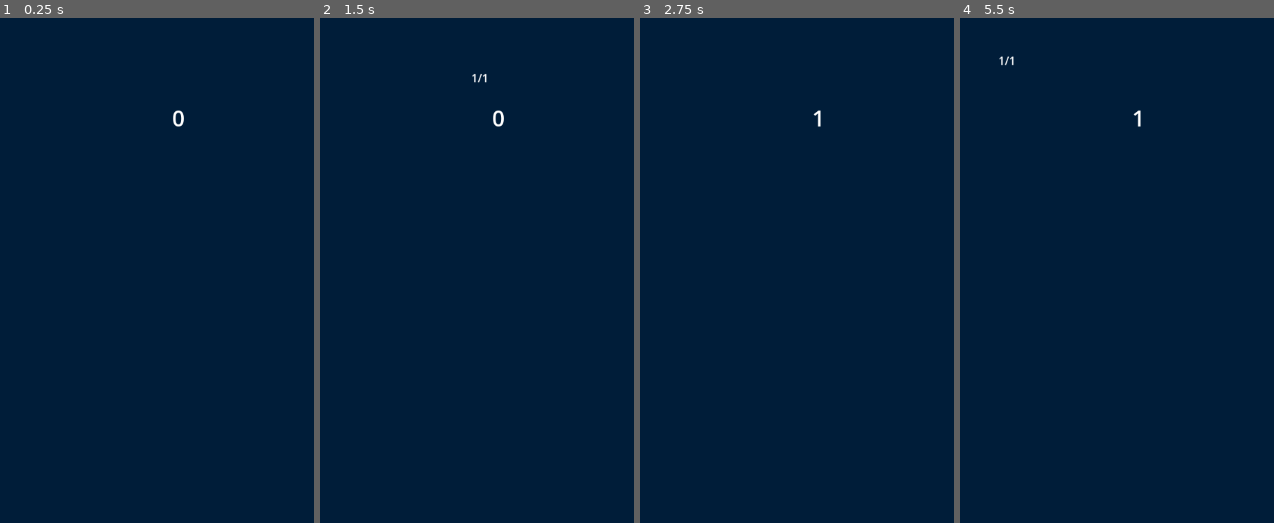
Above: before the commit, frames 1-4 (left to right).
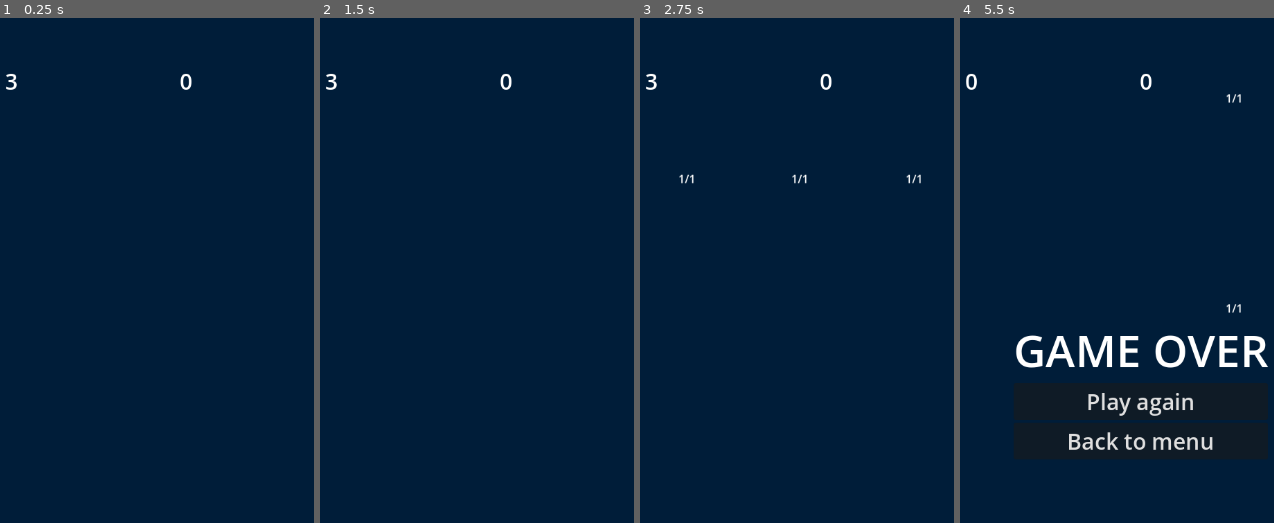
Above: after the commit, the same moments.

Repository: xxxxx-community/Sample-Shooter-Game
Game: Godot game, scene res://scenes/world/world.tscn
The game is run twice, just before and just after one commit, with the same random seed, the same clock (stepped at 60 frames per second) and the same inputs.
Inputs (mouse positions are in pixels of both pictures, inside the frame that each line leads up to):
- Up to frame 1 (0.25 s): no input
- Up to frame 2 (1.5 s): tap Enter at 0.5 s; move the mouse to (583, 336) at 0.52 s; click (583, 336) at 0.6 s; move the mouse to (395, 416) at 1.27 s; tap 1 (weapon_1) at 1.35 s
- Up to frame 3 (2.75 s): move the mouse to (850, 199) at 2.02 s; click (850, 199) at 2.1 s
- Up to frame 4 (5.5 s): tap Space at 2.75 s; move the mouse to (outside the picture) at 2.77 s; tap 1 (weapon_1) at 2.85, 5.1 s; move the mouse to (1258, 497) at 3.52 s; click (1258, 497) at 3.6 s; tap Escape (pause) at 4.15 s; click "Resume" at 4.25 s; move the mouse to (988, 255) at 5.02 s

The runs differ from the first frame. In frame 1, 0.2% of the frame differs, in the area x 1-62%, y 11-22%; in frame 2, 0.3%; in frame 3, 0.3%; in frame 4, 3.9%, in the area x 1-99%, y 7-86%.

Commit message:
sdsad

Diff:
--- a/project.godot
+++ b/project.godot
@@ -33,6 +33,9 @@
 missle=""
 obstacle=""
 game_over_area=""
+health_replenish_obstacle=""
+bomb_obstacle=""
+gold_obstacle=""
 
 [input]
 
--- a/scenes/game_over_area/game_over_area.gd
+++ b/scenes/game_over_area/game_over_area.gd
@@ -3,5 +3,18 @@
 
 func _on_body_entered(body: Node2D) -> void:
 	if body.is_in_group(GlobalVars.Groups.OBSTACLE):
-		var _obstacle: Obstacle = body
-		GlobalVars.is_game_over = true
+		var obstacle: Obstacle = body
+		if obstacle.is_in_group(GlobalVars.Groups.HEALTH_REPLENISH_OBSTACLE):
+			pass
+		elif obstacle.is_in_group(GlobalVars.Groups.BOMB_OBSTACLE):
+			GlobalVars.player.health = 0
+			GlobalVars.is_game_over = true
+		elif obstacle.is_in_group(GlobalVars.Groups.GOLD_OBSTACLE):
+			pass
+		else:
+			GlobalVars.player.take_damage(obstacle.health)
+
+		if obstacle.animation_player.has_animation("destroy"):
+			obstacle.animation_player.play("destroy")
+		else:
+			obstacle.queue_free()
--- a/scenes/global_vars/global_vars.gd
+++ b/scenes/global_vars/global_vars.gd
@@ -35,11 +35,16 @@
 		is_game_over = value
 		if value:
 			game_over.emit()
+		else:
+			score = 0
 
 class Groups:
 	static var BULLET = "bullet"
 	static var OBSTACLE = "obstacle"
 	static var GAME_OVER_AREA = "game_over_area"
+	static var HEALTH_REPLENISH_OBSTACLE = "health_replenish_obstacle"
+	static var BOMB_OBSTACLE = "bomb_obstacle"
+	static var GOLD_OBSTACLE = "gold_obstacle"
 
 func _process(_delta):
 	if Input.is_action_just_pressed("mute"):
--- a/scenes/obstacle_spawner/obstacle_spawner.gd
+++ /dev/null
@@ -1,50 +0,0 @@
-class_name ObstacleSpawner extends Node
-
-@export var markers: Array[Marker2D] = []
-@export var obstacle_spawn_delay: float:
-	set(value):
-		obstacle_spawn_delay = value
-		if obstacle_spawn_timer:
-			obstacle_spawn_timer.wait_time = obstacle_spawn_delay
-@export var enabled: bool = true
-@export var obstacles_node_container: Node2D
-@export var markers_node_container: Node2D
-@onready var obstacles_file_name_stack: Array[String] = []
-
-@onready var obstacle_spawn_timer: Timer = $ObstacleSpawnTimer
-
-
-signal obstacle_spawned(obstacle: Obstacle)
-
-func _ready():
-	obstacle_spawn_timer.wait_time = obstacle_spawn_delay
-	obstacle_spawn_timer.start()
-	if markers_node_container:
-		markers.append_array(markers_node_container.get_children())
-	GlobalVars.game_over.connect(func (): obstacle_spawn_timer.paused = true)
-	GlobalVars.paused.connect(func (): obstacle_spawn_timer.paused = true)
-	GlobalVars.resume.connect(func (): obstacle_spawn_timer.paused = false)
-	obstacles_file_name_stack.resize(100)
-	obstacles_file_name_stack.fill("res://scenes/obstacles/obstacle_level_1/obstacle_level_1.tscn")
-
-
-func _enter_tree() -> void:
-	GlobalVars.obstacle_spawner = self
-
-
-func spawn_obstacle(obstacle_scene: PackedScene, marker: Marker2D) -> void:
-	if GlobalVars.process_enabled and enabled:
-		var obstacle: Obstacle = obstacle_scene.instantiate()
-		obstacle.global_position = marker.global_position
-		obstacles_node_container.add_child(obstacle)
-		obstacle_spawned.emit(obstacle)
-
-
-func _on_obstacle_spawn_timer_timeout() -> void:
-	var count: int = randi_range(1, clamp(round(GlobalVars.score + 1 / 5.0), 1, len(markers)))
-	markers.shuffle()
-	var markers_to_spawn_obstacle = markers.slice(0, count + 1)
-	while count > 0:
-		if obstacles_file_name_stack:
-			spawn_obstacle(load(obstacles_file_name_stack.pop_front()), markers_to_spawn_obstacle.pop_front())
-		count -= 1
--- a/scenes/obstacle_spawner/obstacle_spawner.tscn
+++ /dev/null
@@ -1,10 +0,0 @@
-[gd_scene load_steps=2 format=3 uid="uid://cpdfwcdf3id5i"]
-
-[ext_resource type="Script" uid="uid://c4jec67iolqvg" path="res://scenes/obstacle_spawner/obstacle_spawner.gd" id="1_7248h"]
-
-[node name="ObstacleSpawner" type="Node"]
-script = ExtResource("1_7248h")
-
-[node name="ObstacleSpawnTimer" type="Timer" parent="."]
-
-[connection signal="timeout" from="ObstacleSpawnTimer" to="." method="_on_obstacle_spawn_timer_timeout"]
--- /dev/null
+++ b/scenes/obstacle_spawner/obstacles_spawner.gd
@@ -0,0 +1,59 @@
+class_name ObstacleSpawner extends Node
+
+@onready var spawn_timer: Timer = $SpawnTimer
+
+@export var obstacles_node_container: Node2D
+@export var markers_node_container: Node2D
+@export var markers: Array[Marker2D]
+@export var spawn_delay: float
+@export var obstacles: Dictionary[int, PackedScene] = {}
+
+signal obstacle_spawned(obstacle: Obstacle)
+
+func _ready():
+	GlobalVars.paused.connect(func (): spawn_timer.paused = true)
+	GlobalVars.resume.connect(func (): spawn_timer.paused = false)
+	GlobalVars.game_over.connect(func (): spawn_timer.paused = false)
+	markers.append_array(markers_node_container.get_children())
+	spawn_timer.start(spawn_delay)
+
+
+func spawn_obstacle(obstacle_scene: PackedScene, marker: Marker2D) -> void:
+	if GlobalVars.process_enabled:
+		var obstacle: Obstacle = obstacle_scene.instantiate()
+		obstacle.global_position = marker.global_position
+		obstacles_node_container.add_child(obstacle)
+		obstacle_spawned.emit(obstacle)
+
+
+func _on_spawn_timer_timeout() -> void:
+	var count: int = randi_range(1, 3)
+	markers.shuffle()
+	var markers_to_spawn = markers.slice(0, count)
+	var obstacle_scene: PackedScene
+	if randi_range(1, 6) == 1 and GlobalVars.player.health < GlobalVars.player.max_health:
+		obstacle_scene = obstacles.get(6)
+		spawn_obstacle(obstacle_scene, markers_to_spawn[0])
+	elif randi_range(1, 6) == 1 and GlobalVars.score > 50:
+		obstacle_scene = obstacles.get(7)
+		spawn_obstacle(obstacle_scene, markers_to_spawn[0])
+	elif randi_range(1, 6) == 1 and GlobalVars.score > 0:
+		obstacle_scene = obstacles.get(8)
+		spawn_obstacle(obstacle_scene, markers_to_spawn[0])
+	else:
+		for marker_to_spawn in markers_to_spawn:
+			if GlobalVars.score < 30:
+				obstacle_scene = obstacles.get(clamp(1, 1, GlobalVars.difficulty))
+			elif GlobalVars.score < 60:
+				obstacle_scene = [obstacles.get(clamp(1, 1, GlobalVars.difficulty)), obstacles.get(clamp(2, 1, GlobalVars.difficulty))].pick_random()
+			elif GlobalVars.score < 90:
+				obstacle_scene = [obstacles.get(clamp(1, 1, GlobalVars.difficulty)), obstacles.get(clamp(2, 1, GlobalVars.difficulty)), obstacles.get(clamp(3, 1, GlobalVars.difficulty))].pick_random()
+			elif GlobalVars.score < 120:
+				obstacle_scene = [obstacles.get(clamp(2, 1, GlobalVars.difficulty)), obstacles.get(clamp(3, 1, GlobalVars.difficulty)), obstacles.get(clamp(4, 1, GlobalVars.difficulty))].pick_random()
+			else:
+				obstacle_scene = [obstacles.get(clamp(3, 1, GlobalVars.difficulty)), obstacles.get(clamp(4, 1, GlobalVars.difficulty)), obstacles.get(clamp(5, 1, GlobalVars.difficulty))].pick_random()
+
+			spawn_obstacle(obstacle_scene, marker_to_spawn)
+
+
+	spawn_timer.start(spawn_delay)
--- /dev/null
+++ b/scenes/obstacle_spawner/obstacles_spawner.tscn
@@ -0,0 +1,30 @@
+[gd_scene load_steps=10 format=3 uid="uid://c7j0w2hnrwh1r"]
+
+[ext_resource type="Script" uid="uid://vrvj2g630yqr" path="res://scenes/obstacle_spawner/obstacles_spawner.gd" id="1_4ulby"]
+[ext_resource type="PackedScene" uid="uid://dtkghjmi5dtfn" path="res://scenes/obstacles/obstacle_level_1/obstacle_level_1.tscn" id="2_8yy2l"]
+[ext_resource type="PackedScene" uid="uid://c444716cf3uqg" path="res://scenes/obstacles/obstacle_level_2/obstacle_level_2.tscn" id="3_2xdm3"]
+[ext_resource type="PackedScene" uid="uid://dtjr54rk55lvc" path="res://scenes/obstacles/obstacle_level_3/obstacle_level_3.tscn" id="4_gvylp"]
+[ext_resource type="PackedScene" uid="uid://b6bgbdac0n8gl" path="res://scenes/obstacles/obstacle_level_4/obstacle_level_4.tscn" id="5_yt60l"]
+[ext_resource type="PackedScene" uid="uid://dg8uwvvw7gtph" path="res://scenes/obstacles/obstacle_level_5/obstacle_level_5.tscn" id="6_uoh77"]
+[ext_resource type="PackedScene" uid="uid://b5gppl3wql7im" path="res://scenes/obstacles/health_replenish_obstacles/health_replenish_obstacle_level_1/health_replenish_obstacle_level_1.tscn" id="7_2xdm3"]
+[ext_resource type="PackedScene" uid="uid://cuxsj122jr283" path="res://scenes/obstacles/bomb_obstacles/bomb_obstacle_level_1/bomb_obstacle_level_1.tscn" id="8_gvylp"]
+[ext_resource type="PackedScene" uid="uid://bp27hmk2eoci" path="res://scenes/obstacles/gold_obstacles/gold_obstacle/gold_obstacle.tscn" id="9_yt60l"]
+
+[node name="ObstaclesSpawner" type="Node"]
+script = ExtResource("1_4ulby")
+spawn_delay = 1.0
+obstacles = Dictionary[int, PackedScene]({
+1: ExtResource("2_8yy2l"),
+2: ExtResource("3_2xdm3"),
+3: ExtResource("4_gvylp"),
+4: ExtResource("5_yt60l"),
+5: ExtResource("6_uoh77"),
+6: ExtResource("7_2xdm3"),
+7: ExtResource("8_gvylp"),
+8: ExtResource("9_yt60l")
+})
+
+[node name="SpawnTimer" type="Timer" parent="."]
+one_shot = true
+
+[connection signal="timeout" from="SpawnTimer" to="." method="_on_spawn_timer_timeout"]
--- /dev/null
+++ b/scenes/obstacles/bomb_obstacles/bomb_obstacle/bomb_obstacle.gd
@@ -0,0 +1,18 @@
+class_name BombObstacle extends Obstacle
+
+@export var explosion_distance: float
+
+var obstacles_in_explosion_area
+
+
+func blow_up():
+	for node in GlobalVars.world.obstacle_spawner.obstacles_node_container.get_children():
+		if global_position.distance_to(node.global_position) <= explosion_distance:
+			if node.is_in_group(GlobalVars.Groups.OBSTACLE) and not node.is_in_group(GlobalVars.Groups.BOMB_OBSTACLE):
+				var obstacle: Obstacle = node
+				obstacle.destroyed.emit()
+
+
+func _on_destroyed() -> void:
+	blow_up()
+	super()
--- /dev/null
+++ b/scenes/obstacles/bomb_obstacles/bomb_obstacle/bomb_obstacle.tscn
@@ -0,0 +1,13 @@
+[gd_scene load_steps=4 format=3 uid="uid://6rfd70iqf1jf"]
+
+[ext_resource type="PackedScene" uid="uid://dp8mar3vmraqj" path="res://scenes/obstacles/obstacle/obstacle.tscn" id="1_fcdia"]
+[ext_resource type="Script" uid="uid://c78cpwg2cby25" path="res://scenes/obstacles/bomb_obstacles/bomb_obstacle/bomb_obstacle.gd" id="2_k2pcr"]
+[ext_resource type="Shape2D" uid="uid://bjpomgq2ywdw" path="res://scenes/obstacles/obstacle/base_shape.tres" id="3_evkbp"]
+
+[node name="BombObstacle" groups=["bomb_obstacle"] instance=ExtResource("1_fcdia")]
+script = ExtResource("2_k2pcr")
+explosion_distance = 0.0
+
+[node name="CollisionShape2D" parent="." index="2"]
+shape = ExtResource("3_evkbp")
+debug_color = Color(0.985133, 0, 0.336794, 0.42)
--- /dev/null
+++ b/scenes/obstacles/bomb_obstacles/bomb_obstacle_level_1/bomb_obstacle_level_1.tscn
@@ -0,0 +1,8 @@
+[gd_scene load_steps=2 format=3 uid="uid://cuxsj122jr283"]
+
+[ext_resource type="PackedScene" uid="uid://6rfd70iqf1jf" path="res://scenes/obstacles/bomb_obstacles/bomb_obstacle/bomb_obstacle.tscn" id="1_bs3i6"]
+
+[node name="BombObstacleLevel1" instance=ExtResource("1_bs3i6")]
+explosion_distance = 1000.0
+difficult_level = 3
+speed = 300.0
--- /dev/null
+++ b/scenes/obstacles/gold_obstacles/gold_obstacle/gold_obstacle.gd
@@ -0,0 +1,10 @@
+class_name GoldObstacle extends Obstacle
+
+@export var cost: int
+
+func _on_destroyed() -> void:
+	GlobalVars.score += cost
+	if animation_player.has_animation("destroy"):
+		animation_player.play("destroy")
+	else:
+		queue_free()
--- /dev/null
+++ b/scenes/obstacles/gold_obstacles/gold_obstacle/gold_obstacle.tscn
@@ -0,0 +1,17 @@
+[gd_scene load_steps=4 format=3 uid="uid://bp27hmk2eoci"]
+
+[ext_resource type="PackedScene" uid="uid://dp8mar3vmraqj" path="res://scenes/obstacles/obstacle/obstacle.tscn" id="1_70sl4"]
+[ext_resource type="Script" uid="uid://by2cscuhdbgo5" path="res://scenes/obstacles/gold_obstacles/gold_obstacle/gold_obstacle.gd" id="2_6ik3o"]
+[ext_resource type="Shape2D" uid="uid://bjpomgq2ywdw" path="res://scenes/obstacles/obstacle/base_shape.tres" id="3_ufsmp"]
+
+[node name="GoldObstacle" groups=["gold_obstacle"] instance=ExtResource("1_70sl4")]
+script = ExtResource("2_6ik3o")
+cost = 10
+difficult_level = 3
+max_health = 5
+health = 5
+speed = 200.0
+
+[node name="CollisionShape2D" parent="." index="2"]
+shape = ExtResource("3_ufsmp")
+debug_color = Color(0.661128, 0.514077, 0, 0.42)
--- /dev/null
+++ b/scenes/obstacles/health_replenish_obstacles/health_replenish_obstacle/health_replenish_obstacle.gd
@@ -0,0 +1,10 @@
+class_name HealthReplenishObstacle extends Obstacle
+
+@export var recoverable_health: int
+
+func _on_destroyed() -> void:
+	GlobalVars.player.replenish_health(recoverable_health)
+	if animation_player.has_animation("destroy"):
+		animation_player.play("destroy")
+	else:
+		queue_free()
--- /dev/null
+++ b/scenes/obstacles/health_replenish_obstacles/health_replenish_obstacle/health_replenish_obstacle.tscn
@@ -0,0 +1,29 @@
+[gd_scene load_steps=6 format=3 uid="uid://dvewyct7l0t6"]
+
+[ext_resource type="PackedScene" uid="uid://dp8mar3vmraqj" path="res://scenes/obstacles/obstacle/obstacle.tscn" id="1_ck08k"]
+[ext_resource type="Script" uid="uid://ceiopphuij53i" path="res://scenes/obstacles/health_replenish_obstacles/health_replenish_obstacle/health_replenish_obstacle.gd" id="2_b51yn"]
+[ext_resource type="Texture2D" uid="uid://b0oub8ynj40nd" path="res://assets/1337-gigachad.png" id="3_ivhsr"]
+[ext_resource type="Shape2D" uid="uid://bjpomgq2ywdw" path="res://scenes/obstacles/obstacle/base_shape.tres" id="4_hrsro"]
+
+[sub_resource type="SpriteFrames" id="SpriteFrames_hrsro"]
+animations = [{
+"frames": [{
+"duration": 1.0,
+"texture": ExtResource("3_ivhsr")
+}],
+"loop": true,
+"name": &"default",
+"speed": 5.0
+}]
+
+[node name="HealthReplenishObstacle" groups=["health_replenish_obstacle"] instance=ExtResource("1_ck08k")]
+script = ExtResource("2_b51yn")
+recoverable_health = 0
+speed = 300.0
+
+[node name="AnimatedSprite2D" parent="." index="0"]
+scale = Vector2(0.16402, 0.16402)
+sprite_frames = SubResource("SpriteFrames_hrsro")
+
+[node name="CollisionShape2D" parent="." index="2"]
+shape = ExtResource("4_hrsro")
--- /dev/null
+++ b/scenes/obstacles/health_replenish_obstacles/health_replenish_obstacle_level_1/health_replenish_obstacle_level_1.tscn
@@ -0,0 +1,6 @@
+[gd_scene load_steps=2 format=3 uid="uid://b5gppl3wql7im"]
+
+[ext_resource type="PackedScene" uid="uid://dvewyct7l0t6" path="res://scenes/obstacles/health_replenish_obstacles/health_replenish_obstacle/health_replenish_obstacle.tscn" id="1_2e2fw"]
+
+[node name="HealthReplenishObstacleLevel1" instance=ExtResource("1_2e2fw")]
+recoverable_health = 1
--- a/scenes/obstacles/obstacle/base_shape.tres
+++ b/scenes/obstacles/obstacle/base_shape.tres
@@ -1,4 +1,4 @@
 [gd_resource type="CircleShape2D" format=3 uid="uid://bjpomgq2ywdw"]
 
 [resource]
-radius = 50.0
+radius = 40.0
--- a/scenes/obstacles/obstacle/obstacle.gd
+++ b/scenes/obstacles/obstacle/obstacle.gd
@@ -5,6 +5,7 @@
 @onready var collision_shape_2d: CollisionShape2D = $CollisionShape2D
 @onready var health_label: Label = $HealthLabel
 
+@export var difficult_level: int = 1
 @export_category("Health")
 @export var max_health: int = 1
 @export var health: int = 1:
@@ -29,12 +30,13 @@
 signal destroyed()
 
 func _ready():
-	health = clamp(health, 0, max_health)
+	health = clamp(health, 1, max_health)
 	move_direction = move_direction.normalized() if not move_direction.is_normalized() else move_direction
 	GlobalVars.paused.connect(func (): animation_player.pause())
 	GlobalVars.resume.connect(func (): animation_player.play())
 	GlobalVars.game_over.connect(func (): animation_player.stop())
-	animation_player.play("idle")
+	if animation_player.has_animation("idle"):
+		animation_player.play("idle")
 
 
 func _process(_delta):
--- a/scenes/player/player.gd
+++ b/scenes/player/player.gd
@@ -5,9 +5,17 @@
 @export var current_weapon_index: int
 @export var shoot_enabled: bool = true
 @export var weapon_switch_enabled: bool = true
+@export_category("Health")
+@export var health: int
+@export var max_health: int
+
+signal health_reduced(old_health: int, new_health: int)
+signal health_replenished(old_health: int, new_health: int)
+signal damage_took(old_health: int, new_health: int)
 
 func _enter_tree() -> void:
 	GlobalVars.player = self
+	health = clamp(health, 1, max_health)
 
 
 func _ready():
@@ -25,3 +33,22 @@
 			var shoot_deg_angle = rad_to_deg((get_global_mouse_position() - global_position).normalized().angle())
 			var current_weapon = weapons[current_weapon_index]
 			current_weapon.shoot(shoot_deg_angle)
+
+
+func reduce_health(count: int) -> int:
+	var old_health = int(health)
+	health = clamp(health + count, 0, max_health)
+	health_reduced.emit(old_health, health)
+	if health == 0:
+		GlobalVars.is_game_over = true
+	return health
+
+
+func take_damage(damage: int) -> int:
+	damage_took.emit(health, reduce_health(-damage))
+	return health
+
+
+func replenish_health(count: int) -> int:
+	health_replenished.emit(health, reduce_health(count))
+	return health
--- a/scenes/player/player.tscn
+++ b/scenes/player/player.tscn
@@ -6,6 +6,8 @@
 [node name="Player" type="Node2D" node_paths=PackedStringArray("weapons_node_container")]
 script = ExtResource("1_8afob")
 weapons_node_container = NodePath("WeaponsContainer")
+health = 3
+max_health = 3
 
 [node name="AnimatedSprite2D" type="AnimatedSprite2D" parent="."]
 
--- a/scenes/world/world.gd
+++ b/scenes/world/world.gd
@@ -4,6 +4,8 @@
 @onready var game_over_box: VBoxContainer = %GameOverBox
 @onready var paused_box: VBoxContainer = %PausedBox
 @onready var score_label: Label = %ScoreLabel
+@onready var health_label: Label = %HealthLabel
+@onready var obstacle_spawner: ObstacleSpawner = $ObstaclesSpawner
 
 @export var bullets_node_container: Node2D
 
@@ -17,6 +19,8 @@
 	GlobalVars.paused.connect(func (): paused_box.visible = true)
 	GlobalVars.resume.connect(func (): paused_box.visible = false)
 	GlobalVars.score_changed.connect(func (value): score_label.text = str(value))
+	GlobalVars.player.health_reduced.connect(func (old_heath: int, new_health: int): health_label.text = str(new_health))
+	health_label.text = str(GlobalVars.player.health)
 
 
 func _process(_delta):
--- a/scenes/world/world.tscn
+++ b/scenes/world/world.tscn
@@ -1,44 +1,25 @@
-[gd_scene load_steps=11 format=3 uid="uid://p4om37dltjcv"]
+[gd_scene load_steps=12 format=3 uid="uid://p4om37dltjcv"]
 
 [ext_resource type="Script" uid="uid://caggyoi1efkb4" path="res://scenes/world/world.gd" id="1_6m72w"]
 [ext_resource type="PackedScene" uid="uid://cbyxwtjoly8ei" path="res://scenes/game_over_area/game_over_area.tscn" id="1_dphjl"]
-[ext_resource type="PackedScene" uid="uid://cpdfwcdf3id5i" path="res://scenes/obstacle_spawner/obstacle_spawner.tscn" id="2_1fp7r"]
 [ext_resource type="PackedScene" uid="uid://bb2exhf3j0t0i" path="res://scenes/player/player.tscn" id="2_v5dby"]
+[ext_resource type="PackedScene" uid="uid://c7j0w2hnrwh1r" path="res://scenes/obstacle_spawner/obstacles_spawner.tscn" id="4_6m72w"]
 
 [sub_resource type="Animation" id="Animation_6m72w"]
 length = 0.001
-tracks/0/type = "bezier"
-tracks/0/imported = false
-tracks/0/enabled = true
-tracks/0/path = NodePath("ObstacleSpawner:obstacle_spawn_delay")
-tracks/0/interp = 1
-tracks/0/loop_wrap = true
-tracks/0/keys = {
-"handle_modes": PackedInt32Array(0),
-"points": PackedFloat32Array(0, -0.25, 0, 0.25, 0),
-"times": PackedFloat32Array(0)
-}
 
 [sub_resource type="Animation" id="Animation_1fp7r"]
 resource_name = "obstacle_spawn_rate"
 length = 100.0
-tracks/0/type = "bezier"
-tracks/0/imported = false
-tracks/0/enabled = true
-tracks/0/path = NodePath("ObstacleSpawner:obstacle_spawn_delay")
-tracks/0/interp = 1
-tracks/0/loop_wrap = true
-tracks/0/keys = {
-"handle_modes": PackedInt32Array(0, 0),
-"points": PackedFloat32Array(4, -0.25, 0, 0.25, 0, 0.6, -0.25, 0, 0.25, 0),
-"times": PackedFloat32Array(0, 100)
-}
 
 [sub_resource type="AnimationLibrary" id="AnimationLibrary_6m72w"]
 _data = {
 &"RESET": SubResource("Animation_6m72w"),
 &"obstacle_spawn_rate": SubResource("Animation_1fp7r")
 }
+
+[sub_resource type="LabelSettings" id="LabelSettings_bq33v"]
+font_size = 32
 
 [sub_resource type="LabelSettings" id="LabelSettings_t5ptc"]
 font_size = 32
@@ -62,9 +43,10 @@
 position = Vector2(0, 435)
 scale = Vector2(1.00283, 14.8287)
 
-[node name="ObstacleSpawner" parent="." node_paths=PackedStringArray("obstacles_node_container", "markers_node_container") instance=ExtResource("2_1fp7r")]
+[node name="ObstaclesSpawner" parent="." node_paths=PackedStringArray("obstacles_node_container", "markers_node_container") instance=ExtResource("4_6m72w")]
 obstacles_node_container = NodePath("../ObstaclesContainer")
 markers_node_container = NodePath("../ObstaclesSpawnMarkers")
+spawn_delay = 1.5
 
 [node name="AnimationPlayer" type="AnimationPlayer" parent="."]
 libraries = {
@@ -98,17 +80,29 @@
 offset_right = 40.0
 offset_bottom = 40.0
 
-[node name="ScoreLabel" type="Label" parent="Control"]
-unique_name_in_owner = true
+[node name="LabelsBox" type="HBoxContainer" parent="Control"]
+custom_minimum_size = Vector2(500, 0)
 layout_mode = 1
 anchors_preset = 5
 anchor_left = 0.5
 anchor_right = 0.5
-offset_left = -91.5
-offset_top = -394.0
-offset_right = 91.5
-offset_bottom = -349.0
+offset_left = -20.0
+offset_top = -447.0
+offset_right = 20.0
+offset_bottom = -402.0
 grow_horizontal = 2
+
+[node name="HealthLabel" type="Label" parent="Control/LabelsBox"]
+unique_name_in_owner = true
+layout_mode = 2
+size_flags_horizontal = 0
+text = "3"
+label_settings = SubResource("LabelSettings_bq33v")
+
+[node name="ScoreLabel" type="Label" parent="Control/LabelsBox"]
+unique_name_in_owner = true
+layout_mode = 2
+size_flags_horizontal = 6
 text = "0"
 label_settings = SubResource("LabelSettings_t5ptc")
 horizontal_alignment = 1
Not shown, removed: scenes/obstacle_spawner/obstacle_spawner.gd.uid
Not shown, added: scenes/obstacle_spawner/obstacles_spawner.gd.uid
Not shown, added: scenes/obstacles/bomb_obstacles/bomb_obstacle/bomb_obstacle.gd.uid
Not shown, added: scenes/obstacles/gold_obstacles/gold_obstacle/gold_obstacle.gd.uid
Not shown, added: scenes/obstacles/health_replenish_obstacles/health_replenish_obstacle/health_replenish_obstacle.gd.uid
